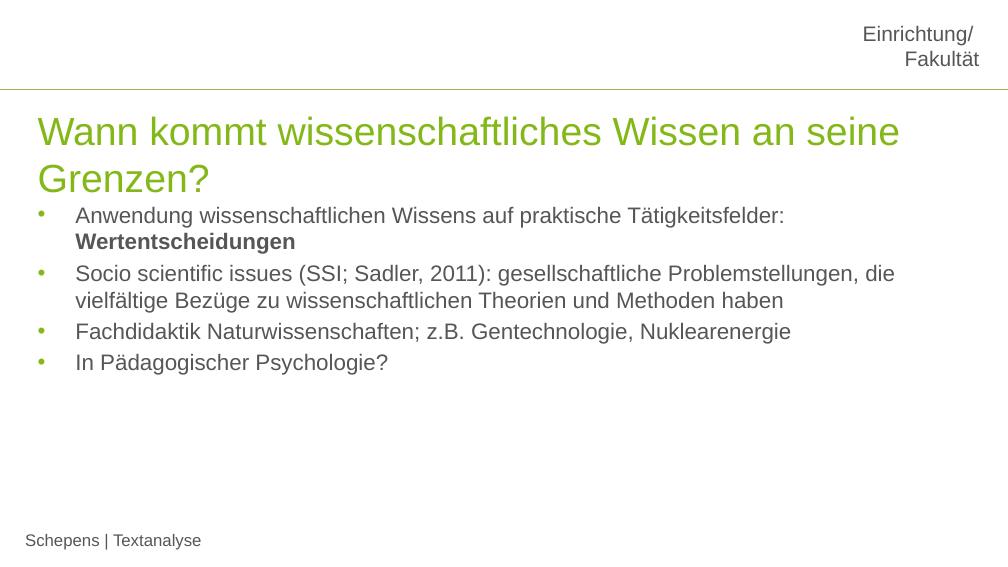
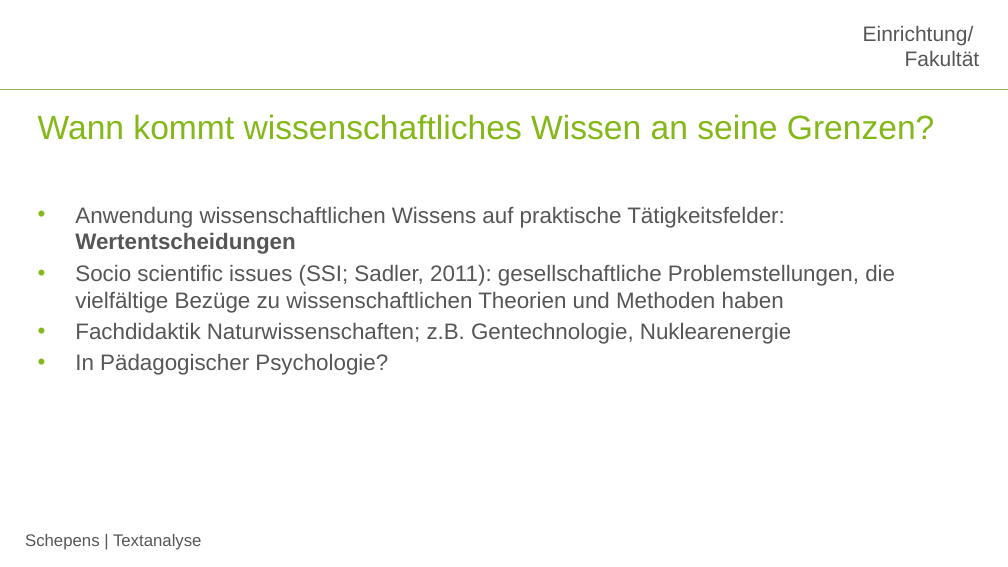
Before and after one commit to jobschepens/Textanalyse, a slide deck: slide 14 of folien/week3.pptx. Drawn at 1008x567 pixels with LibreOffice and Linux fonts; fonts in the diff are those of the drawing; background and template pictures are left out. Boxes give left, top, right and bottom in pixels: in the first picture for what was removed or moved away, otherwise in the second. Text is boxed around its words. In the diff, an @@ line names an element or a change of style, - is before the commit and + after.

```diff
--- a/folien/week3.pptx
+++ b/folien/week3.pptx
@@ title "Wann kommt wissenschaftliches Wissen an ..." at (38,114,934,140): size 28 to 24 pt @@
```
Also in this commit, not shown: 8 other slides changed.
